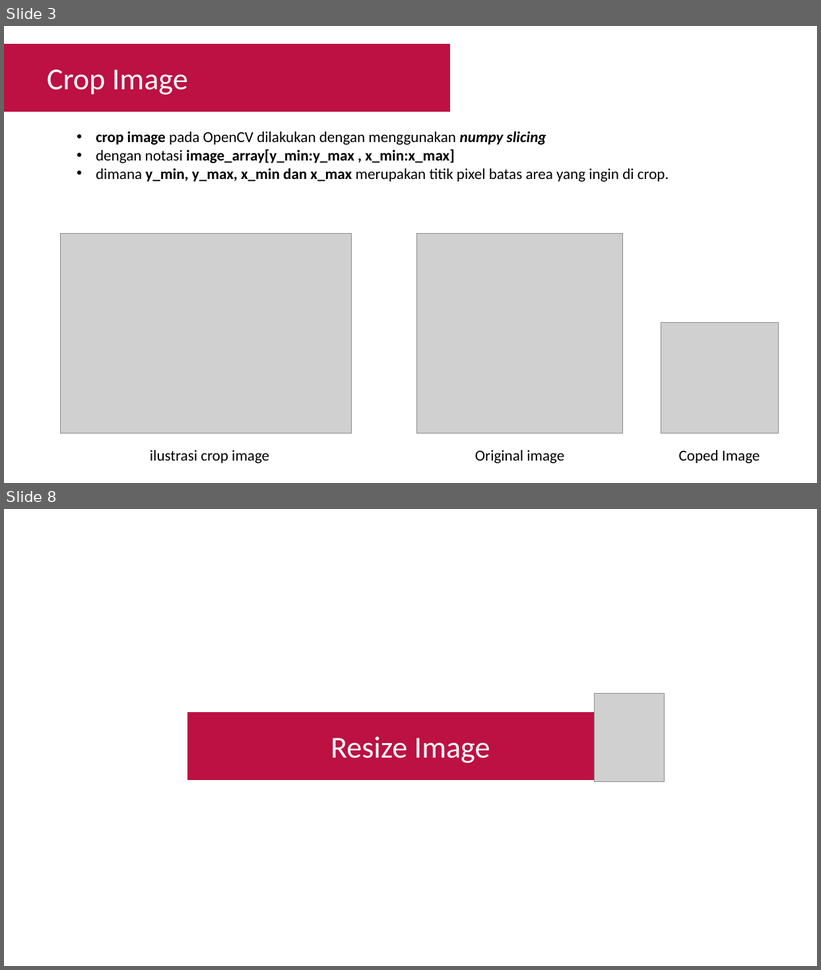
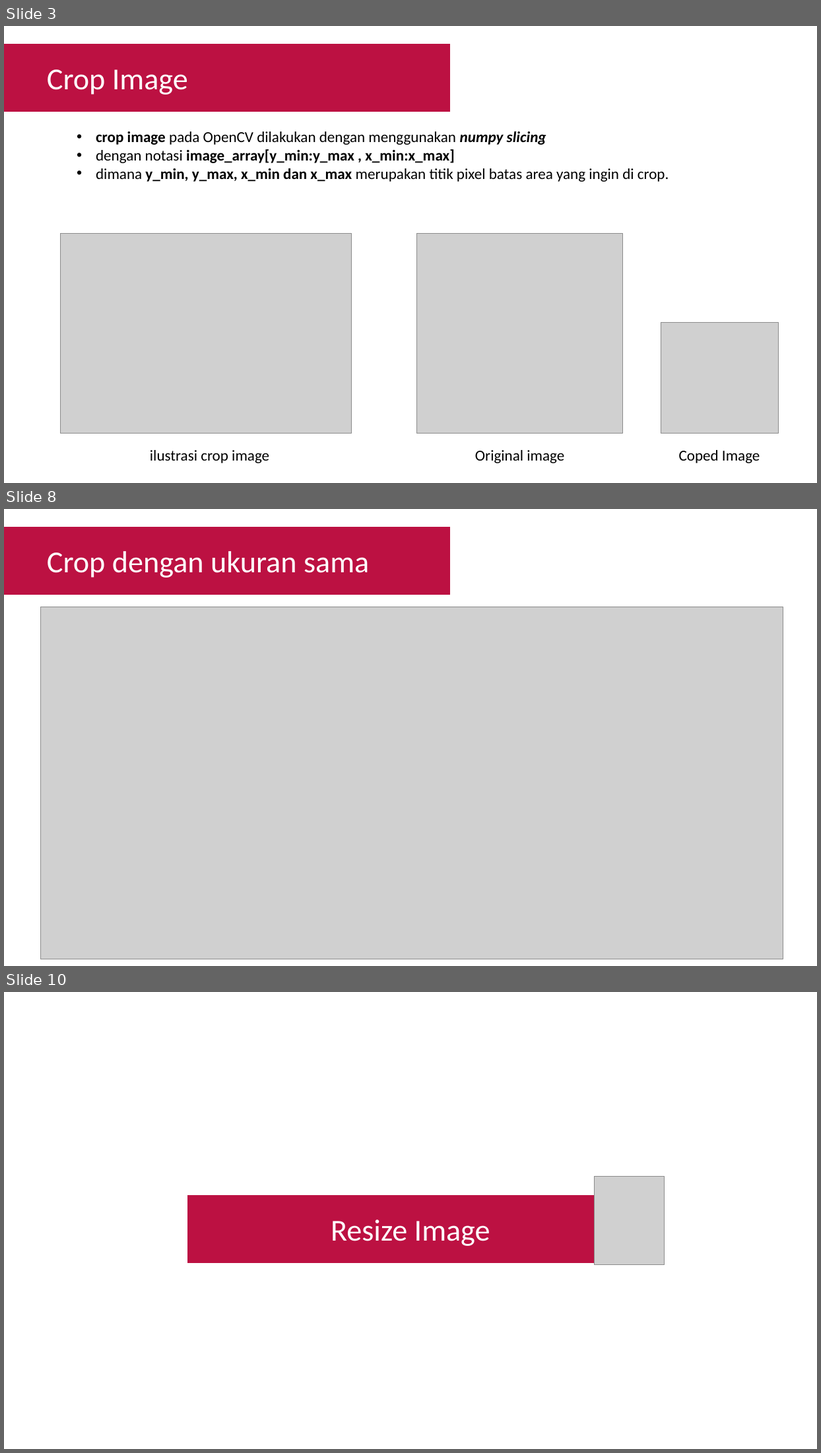
Before and after one commit to Muhammad-Yunus/Materi-Training, a slide deck: A. Raspberry Pi - Image Processing/#6 - Computer Vision Part 2 (Crop, Resize, Convert Color)/P6 - Computer Vision Part 2 (Crop, Resize, Convert Color).pptx. Shown one above the other, each under a label of ours: slides 3 and 8 before the commit, slides 3, 8 and 10 after it; the slides between them are not shown. The pictures are 821x970 and 821x1453 pixels, drawn with LibreOffice and Linux fonts; fonts in the diff are those of the drawing; grey boxes stand for pictures. Boxes give left, top, right and bottom in pixels: in the first picture for what was removed or moved away, otherwise in the second. Text is boxed around its words. In the diff, an @@ line names an element or a change of style, - is before the commit and + after.

```diff
--- a/A. Raspberry Pi - Image Processing/#6 - Computer Vision Part 2 (Crop, Resize, Convert Color)/P6 - Computer Vision Part 2 (Crop, Resize, Convert Color).pptx
+++ b/A. Raspberry Pi - Image Processing/#6 - Computer Vision Part 2 (Crop, Resize, Convert Color)/P6 - Computer Vision Part 2 (Crop, Resize, Convert Color).pptx
@@ slide 8 added at [4, 509, 817, 966], background #FFFFFF @@
@@ rectangle added at [4, 527, 450, 594], fill #BC1142 @@
@@ text added at [47, 551, 369, 578], 36 pt, text #FFFFFF @@
+Crop dengan ukuran sama
@@ picture added at [40, 607, 783, 960] @@
@@ what was slide 8 is now slide 10 @@
```
Also in this commit, not shown: 6 slides changed, 1 other slide added, 1 other file.
